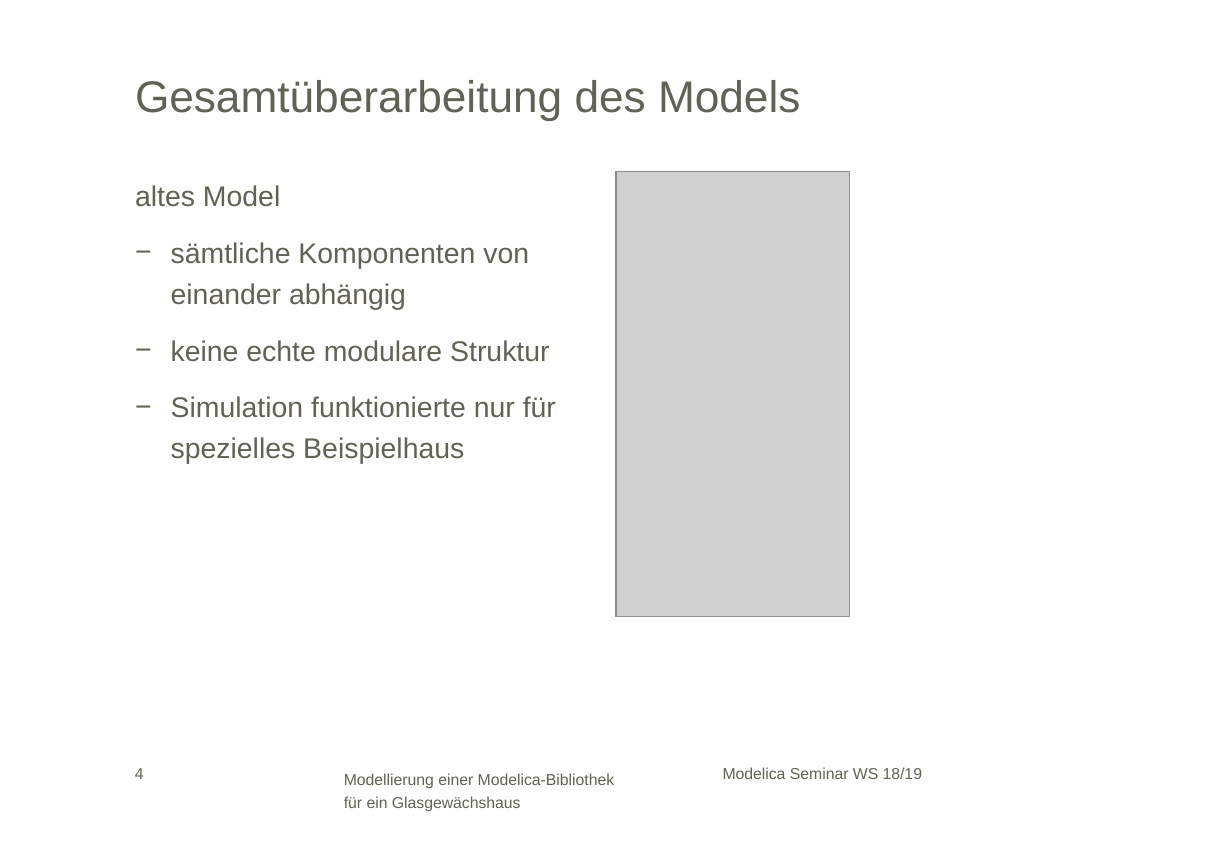
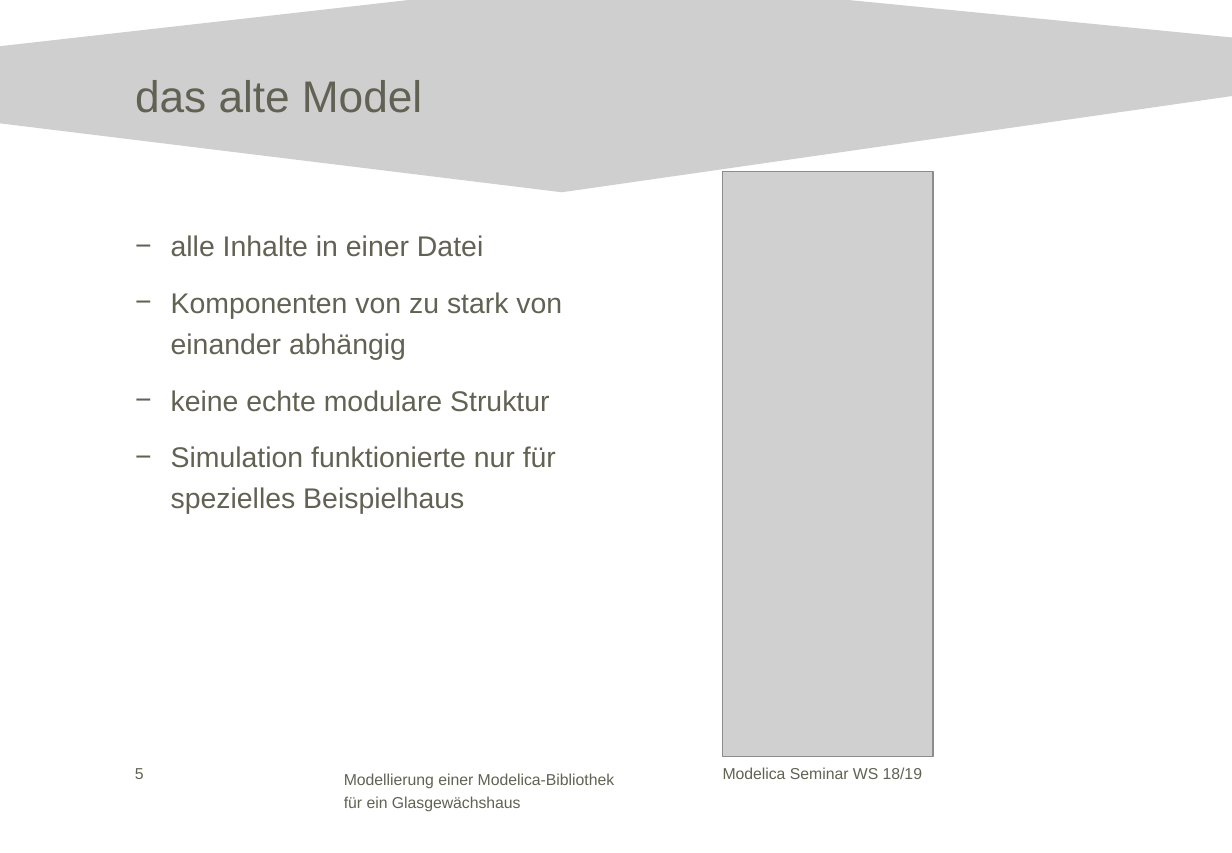
Before and after one commit to HeikoBielik/gewXhouse, a slide deck: slide 5 of Modelica WS 18_19_V3_edited_by_harry.pptx (slide 4 before the commit). Drawn at 1232x853 pixels with LibreOffice and Linux fonts; fonts in the diff are those of the drawing; grey boxes stand for pictures; background and template pictures are left out. Boxes give left, top, right and bottom in pixels: in the first picture for what was removed or moved away, otherwise in the second. Text is boxed around its words. In the diff, an @@ line names an element or a change of style, - is before the commit and + after.

Commit message:
updated presentation

```diff
--- a/Modelica WS 18_19_V3_edited_by_harry.pptx
+++ b/Modelica WS 18_19_V3_edited_by_harry.pptx
@@ freeform shape added at [0,0,1232,192], fill #CFCFCF @@
@@ title at [135,80,422,113]: text changed @@
-Gesamtüberarbeitung des Models
+das alte Model
@@ picture removed at [617,172,850,618] @@
@@ picture added at [722,172,933,758] @@
@@ text at [171,235,562,360]: text changed @@
-altes Model
-− sämtliche Komponenten von einander abhängig
+− alle Inhalte in einer Datei
+− Komponenten von zu stark von einander abhängig
@@ page number at [135,768,144,779]: text changed @@
-4
+5
```
Also in this commit, not shown: 3 other slides changed, 3 slides added, 4 slides removed.
